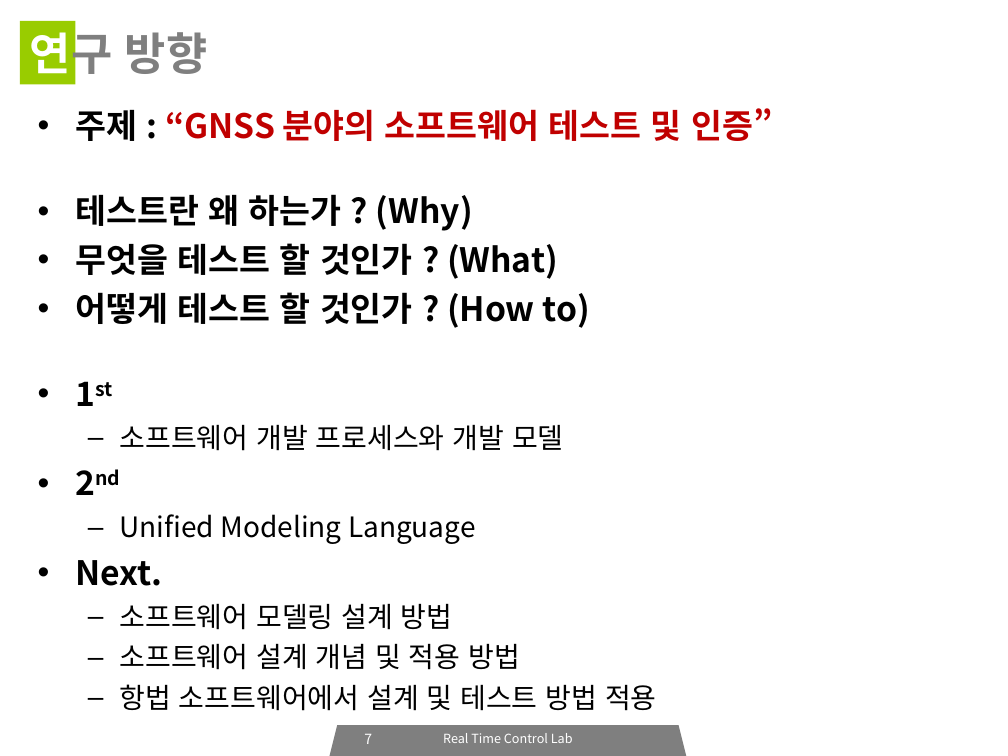
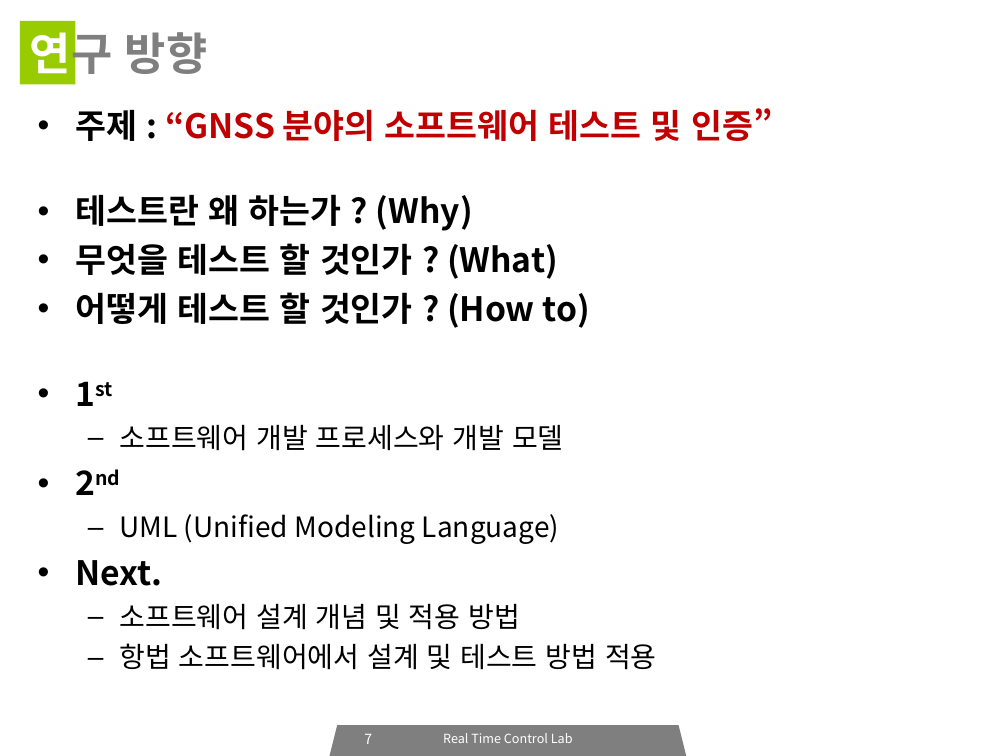
Before and after one commit to icarosss/RTCLAB, a slide deck: slide 7 of RTCLAB_세미나_03.ppt. Drawn at 1008x756 pixels with LibreOffice and Linux fonts; fonts in the diff are those of the drawing. Boxes give left, top, right and bottom in pixels: in the first picture for what was removed or moved away, otherwise in the second. Text is boxed around its words. In the diff, an @@ line names an element or a change of style, - is before the commit and + after.

Commit message:
세미나자료3번 완료

```diff
--- a/RTCLAB_세미나_03.ppt
+++ b/RTCLAB_세미나_03.ppt
@@ text at (119,514,559,544): text changed @@
-  – Unified Modeling Language
+  – UML (Unified Modeling Language)
@@ text at (119,603,453,630): paragraph removed @@
-  – 소프트웨어 모델링 설계 방법
```
